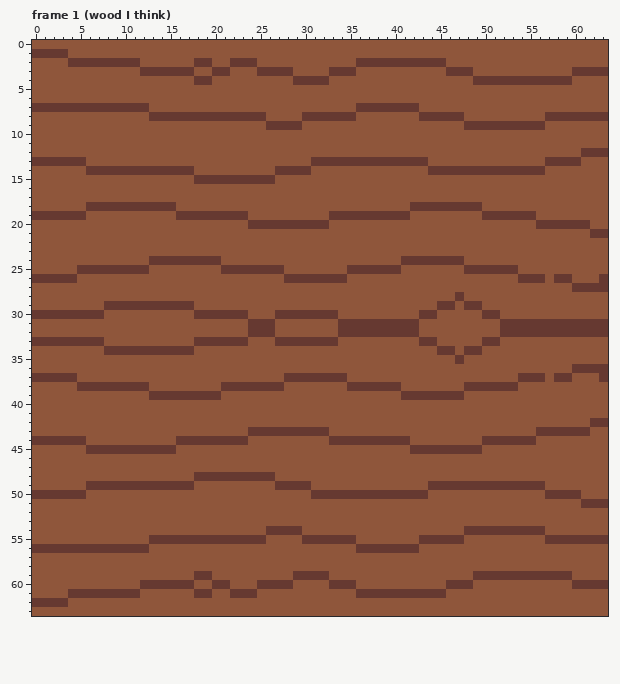
Pixel-art file: gfx/objects.aseprite. Above, as it was before the edit.
64x64 pixels, 2 frames. Shown: frame 1 (wood I think). The commit also changed other frames, which this record leaves out.
After the commit:
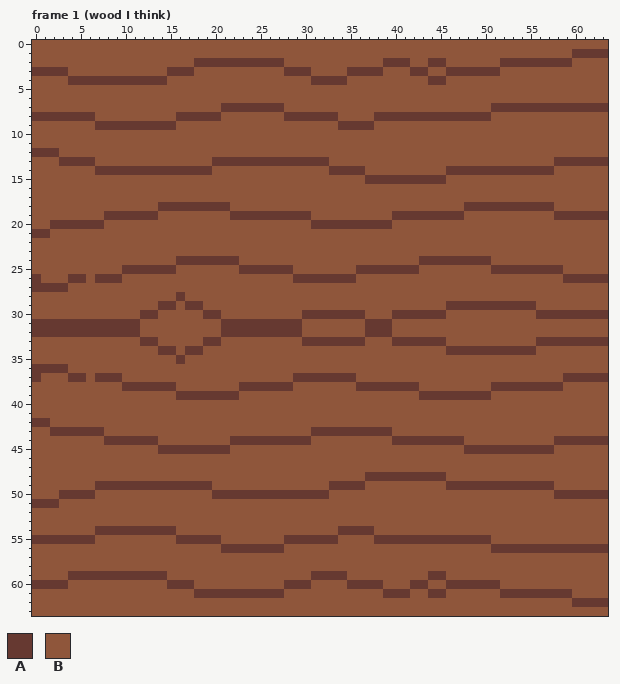
Palette (. is transparent): A #663931  B #8f563b
Diff:
Changed rows in their new state; - is an unchanged pixel.
Frame 1 (wood I think):
first column x 0:
 1 BBBB--------------------------------------------------------AAAA
 2 ----BBBBBBBB--------AA---AAA--------BBB---BB--------AAAAAAAA----
 3 AAAA--------BBB-----BB---BBB-AA--BB-AAA---AA-----AAA--------BBBB
 4 ----AAAAAAAAAAA---BB---------BB--AA---------AA---BBBBBBBBBBB----
 7 BBBBBBBBBBBBB--------AAAAAAA--------BBBBBBB--------AAAAAAAAAAAAA
 8 AAAAAAA------BBB-----BBBBB--AA----BB--AAAAA-----AAA------BBBBBBB
 9 -------AAAAAAAAA----------BBBB----AAAA----------BBBBBBBBB-------
12 AAA----------------------------------------------------------BBB
13 BBB---A-------------AAAAAAAAAAA--BBBBBBBBBBB-------------B---AAA
14 ------B-----------AA-------BBBB--AAAA-------BB-----------A------
15 ------------------BBBBBBBBB----------AAAAAAAAA------------------
18 ------BBBBBBBB--AAAAAA--------------------BBBBBB--AAAAAAAA------
19 BBBBBB--AAAAAA--BBBBBB--AAAAAAA--BBBBBBB--AAAAAA--BBBBBB--AAAAAA
20 --AAAAAA----------------BBBBBBB--AAAAAAA----------------BBBBBB--
21 AA------------------------------------------------------------BB
24 -------------BBB-----AA------------------BB-----AAA-------------
25 -----BBBBB---AAA-----BB-----A------B-----AA-----BBB---AAAAA-----
26 -BBB-A-AAA------------------B------A------------------BBB-B-AAA-
27 AAAA--------------------------------------------------------BBBB
28 ----------------A------------------------------B----------------
29 --------BBBBBB--B-A--------------------------B-A--AAAAAA--------
30 BBBBBBBB----AA----B--BBB---BBB----AAA---AAA--A----BB----AAAAAAAA
31 AAAAAAAAAAAA---------AAA---AAA----BBB---BBB---------BBBBBBBBBBBB
32 AAAAAAAAAAAA---------AAA---AAA----BBB---BBB---------BBBBBBBBBBBB
33 BBBBBBBB----AA----B--BBB---BBB----AAA---AAA--A----BB----AAAAAAAA
34 --------BBBBBB--B-A--------------------------B-A--AAAAAA--------
35 ----------------A------------------------------B----------------
36 AAAA--------------------------------------------------------BBBB
37 -BBB-A-AAA------------------B------A------------------BBB-B-AAA-
38 -----BBBBB---AAA-----BB-----A------B-----AA-----BBB---AAAAA-----
39 -------------BBB-----AA------------------BB-----AAA-------------
42 AA------------------------------------------------------------BB
43 --AAAAAA----------------BBBBBBB--AAAAAAA----------------BBBBBB--
44 BBBBBB--AAAAAA--BBBBBB--AAAAAAA--BBBBBBB--AAAAAA--BBBBBB--AAAAAA
45 ------BBBBBBBB--AAAAAA--------------------BBBBBB--AAAAAAAA------
48 ------------------BBBBBBBBB----------AAAAAAAAA------------------
49 ------B-----------AA-------BBBB--AAAA-------BB-----------A------
50 BBB---A-------------AAAAAAAAAAA--BBBBBBBBBBB-------------B---AAA
51 AAA----------------------------------------------------------BBB
54 -------AAAAAAAAA----------BBBB----AAAA----------BBBBBBBBB-------
55 AAAAAAA------BBB-----BBBBB--AA----BB--AAAAA-----AAA------BBBBBBB
56 BBBBBBBBBBBBB--------AAAAAAA--------BBBBBBB--------AAAAAAAAAAAAA
59 ----AAAAAAAAAAA---BB---------BB--AA---------AA---BBBBBBBBBBB----
60 AAAA--------BBB-----BB---BBB-AA--BB-AAA---AA-----AAA--------BBBB
61 ----BBBBBBBB--------AA---AAA--------BBB---BB--------AAAAAAAA----
62 BBBB--------------------------------------------------------AAAA
